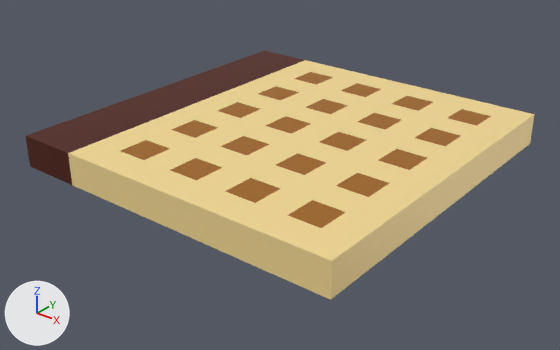
The glTF model Assets/Chaps/All/Inters/Calendar/Calendar.gltf, before and after one commit.
Before and after are seen from a camera (50 mm lens) standing at (19.0, -11.78, 9.92) and looking at (5.6, 4.98, -0.47). The axes (+X, +Y, +Z) are drawn at lower left. The lights are the same throughout. The picture after the commit comes second. Where no turn or scale is listed for an object, it has been applied to the vertices. Vertices at exactly the same position are counted once.

The first picture shows 'Layer.1'.
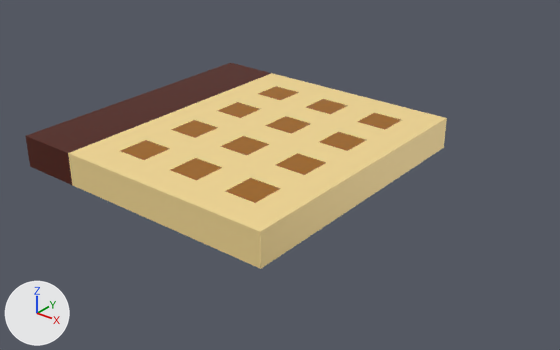
What differs and where, as boxes [x1, y1, x2, y2] in the pictures (560 x 350 px):
'Layer.1', reshaped (17% narrower, 17% shorter): before [26, 51, 535, 300]; after [26, 63, 447, 269]
part 1 of me_mesh_0, cut back: before [231, 51, 535, 300]; after [260, 118, 447, 268]

The change, as a diff of the scene's bpy script:
```diff
--- a/Assets/Chaps/All/Inters/Calendar/Calendar.gltf.py
+++ b/Assets/Chaps/All/Inters/Calendar/Calendar.gltf.py
@@ me_mesh_0 @@
 # used by ob_layer_1; location = (0.0, 0.0, 0.0)
-me_mesh_0.from_pydata(...)  # 288 vertices, 572 faces; spans x 0.0..11.0, y 0.0..11.0, z 0.0..1.0
+me_mesh_0.from_pydata(...)  # 200 vertices, 396 faces; spans x 0.0..9.0, y 0.0..9.0, z 0.0..1.0
+# me_mesh_0 part 1
+# 88 vertices are removed from x 0.0..11.0, y 0.0..11.0, z 0.0..1.0
+# 212 faces are deleted
+# 36 new faces join them
 me_mesh_0.materials.append(mat_material_1)
```
